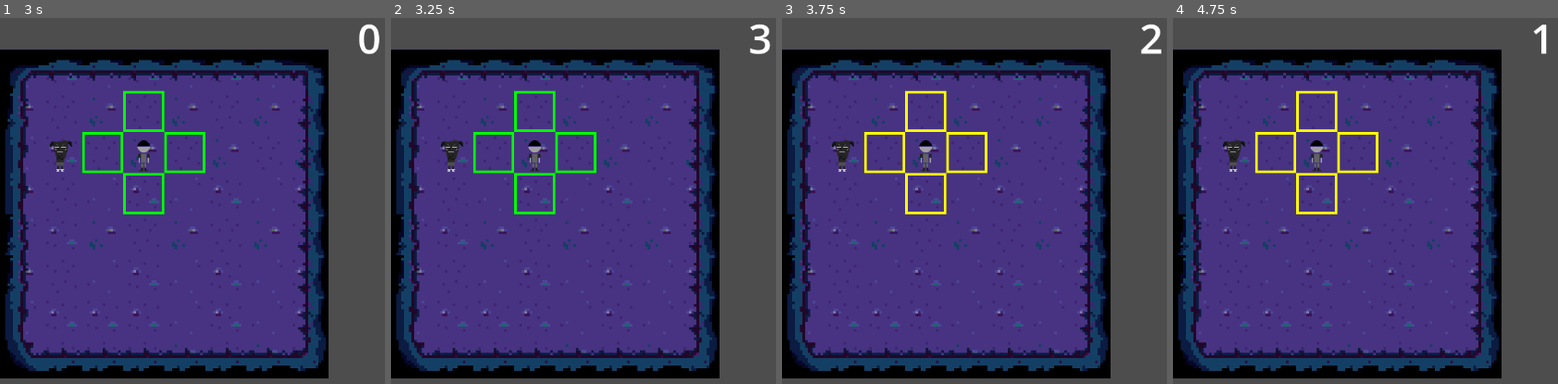
Above: before the commit, frames 1-4 (left to right).
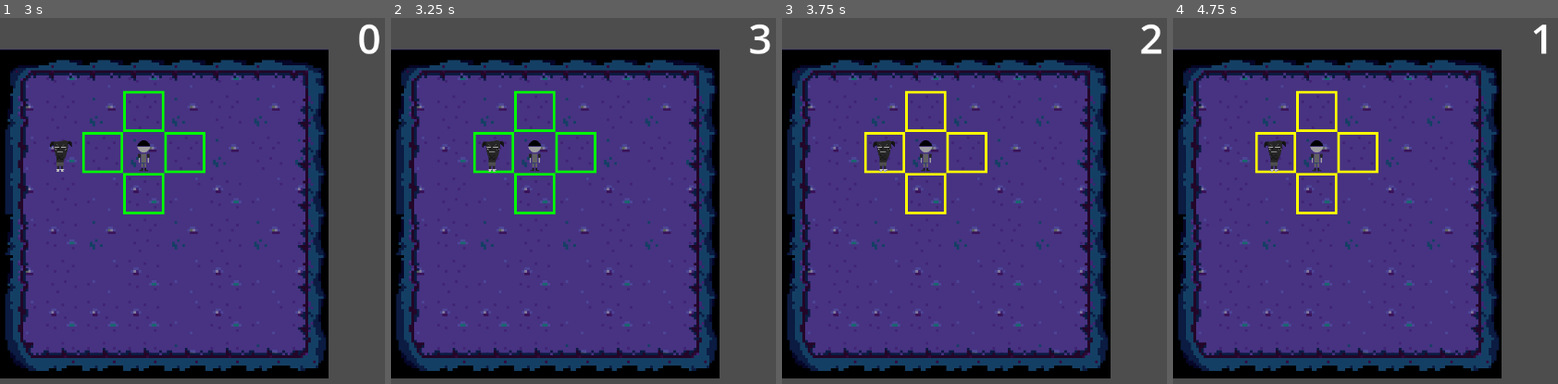
Above: after the commit, the same moments.

Repository: x8c8r/icojam2023
Game: Godot game, scene res://Scenes/InitScene.tscn
The game is run twice, just before and just after one commit, with the same random seed, the same clock (stepped at 60 frames per second) and the same inputs.
Inputs (mouse positions are in pixels of both pictures, inside the frame that each line leads up to):
- Up to frame 1 (3 s): tap Enter at 0.5 s; move the mouse to (outside the picture) at 0.52 s; tap A (action_toggle_move_attack) at 0.6, 2.1 s; click (outside the picture) at 1.25 s; move the mouse to (223, 237) at 1.27 s; click (223, 237) at 1.35 s; click (223, 237) at 2 s; move the mouse to (outside the picture) at 2.02 s; move the mouse to (331, 299) at 2.77 s; click (331, 299) at 2.85 s
- Up to frame 2 (3.25 s): no input
- Up to frame 3 (3.75 s): click (1113, 299) at 3.5 s; move the mouse to (outside the picture) at 3.52 s; tap A (action_toggle_move_attack) at 3.6 s
- Up to frame 4 (4.75 s): click (outside the picture) at 4.25 s; move the mouse to (1319, 153) at 4.27 s; click (1319, 153) at 4.35 s

Frame 1 is identical in both runs. In frame 2, 0.5% of the frame differs, in the area x 12-30%, y 33-43%; in frame 3, 0.5%; in frame 4, 0.5%.

Commit message:
Added basic enemy movement

Diff:
--- /dev/null
+++ b/Autoload/EnemiesManager.gd
@@ -0,0 +1,12 @@
+extends Node
+
+var enemies := {}
+var enemies_targets := {}
+# Called when the node enters the scene tree for the first time.
+func _ready():
+	pass # Replace with function body.
+
+
+# Called every frame. 'delta' is the elapsed time since the previous frame.
+func _process(delta):
+	pass
--- a/Autoload/game_manager.gd
+++ b/Autoload/game_manager.gd
@@ -18,3 +18,9 @@
 
 func _ready():
 	randomize()
+
+func get_player():
+	return get_tree().get_first_node_in_group("Player")
+
+func get_collision():
+	return get_tree().get_first_node_in_group("CollisionTilemap")
--- a/Objects/Enemy/BaseEnemy.gd
+++ b/Objects/Enemy/BaseEnemy.gd
@@ -3,7 +3,41 @@
 @export var level:int = 1
 @export var max_tile_per_turn:int = 1
 @export var damage:int = 1
+@export var tile_size = 64
 
 # MOVEMENT
 var move_tile_target:Vector2
 var prev_move_tile_target:Vector2 = move_tile_target
+
+func process_end_state():
+	var collision = GameManager.get_collision()
+	var player = GameManager.get_player()
+	var tile_player_pos: Vector2i = GridHelper.get_cell_pos_in_tilemap(collision, player.position)
+	var tile_pos = GridHelper.get_cell_pos_in_tilemap(collision, position)
+	var direction = tile_player_pos - tile_pos
+
+	print(direction.length())
+	if direction.length() < 1.2:
+		move(tile_player_pos)
+	elif tile_player_pos.x != tile_pos.x and tile_player_pos.y != tile_pos.y:
+		print("xy")
+		var rand = randf()
+		print(EnemiesManager.enemies_targets)
+		if rand > .5 and not Vector2i(clamp(direction.x, -1, 1), 0) + tile_pos in EnemiesManager.enemies_targets.values():
+			EnemiesManager.enemies_targets[self] = Vector2i(clamp(direction.x, -1, 1), 0) + tile_pos
+			move(Vector2i(clamp(direction.x, -1, 1), 0) + tile_pos)
+			print("->x")
+
+		if rand <= .5 and not Vector2i(0, clamp(direction.y, -1, 1)) + tile_pos in EnemiesManager.enemies_targets.values():
+			EnemiesManager.enemies_targets[self] = Vector2i(0, clamp(direction.y, -1, 1)) + tile_pos
+			move(Vector2i(0, clamp(direction.y, -1, 1)) + tile_pos)
+			print("->y")
+
+	elif tile_player_pos.x != tile_pos.x and not Vector2i(clamp(direction.x, -1, 1), 0) + tile_pos in EnemiesManager.enemies_targets.values():
+		EnemiesManager.enemies_targets[self] = Vector2i(clamp(direction.x, -1, 1), 0) + tile_pos
+		print("x")
+		move(Vector2i(clamp(direction.x, -1, 1), 0) + tile_pos)
+	elif tile_player_pos.y != tile_pos.y and not Vector2i(0, clamp(direction.y, -1, 1)) + tile_pos in EnemiesManager.enemies_targets.values():
+		EnemiesManager.enemies_targets[self] = Vector2i(0, clamp(direction.y, -1, 1)) + tile_pos
+		print("y")
+		move(Vector2i(0, clamp(direction.y, -1, 1)) + tile_pos)
--- a/Objects/Player/player.tscn
+++ b/Objects/Player/player.tscn
@@ -4,7 +4,7 @@
 [ext_resource type="Texture2D" uid="uid://beggbbag05fqs" path="res://billyidea1.png" id="2_ctywt"]
 [ext_resource type="Texture2D" uid="uid://bpdw2jayuq7av" path="res://grid_outline.png" id="3_8ispr"]
 
-[node name="player" type="Node2D"]
+[node name="player" type="Node2D" groups=["Player"]]
 script = ExtResource("1_2yoxu")
 
 [node name="Sprite2D" type="Sprite2D" parent="."]
--- a/Scenes/InitScene.tscn
+++ b/Scenes/InitScene.tscn
@@ -76,7 +76,7 @@
 layer_0/name = "Collision"
 layer_0/tile_data = PackedInt32Array(196609, 327680, 2, 131073, 327680, 3, 65536, 262144, 2, 131072, 262144, 3, 196608, …(1208 unchanged characters)…
 
-[node name="Collision" type="TileMap" parent="."]
+[node name="Collision" type="TileMap" parent="." groups=["CollisionTilemap"]]
 texture_filter = 1
 tile_set = SubResource("TileSet_dr5k7")
 cell_quadrant_size = 64
@@ -90,5 +90,8 @@
 [node name="BaseEnemy" parent="." instance=ExtResource("4_vkt8n")]
 texture_filter = 1
 position = Vector2(96, 224)
+level = 1
+max_tile_per_turn = 1
+damage = 1
 
 [node name="UI" parent="." instance=ExtResource("4_sh2uc")]
--- a/project.godot
+++ b/project.godot
@@ -19,6 +19,7 @@
 
 GameManager="*res://Autoload/game_manager.tscn"
 GridHelper="*res://Autoload/grid_helper.gd"
+EnemiesManager="*res://Autoload/EnemiesManager.gd"
 
 [input]
 
